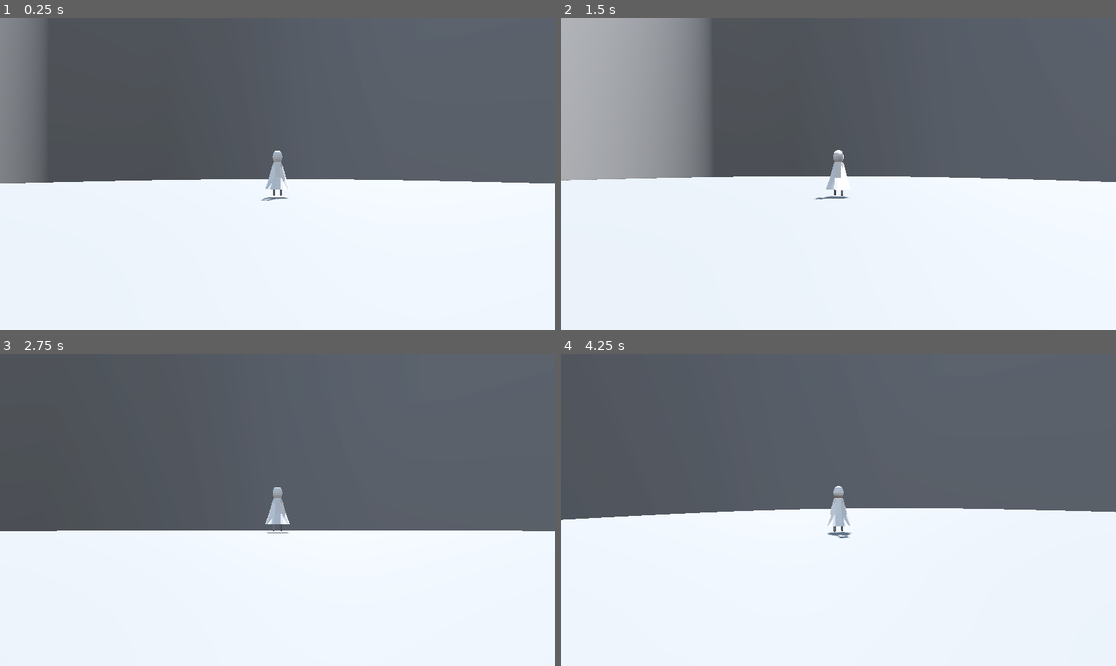
Above: before the commit, frames 1-4 (two rows, left to right).
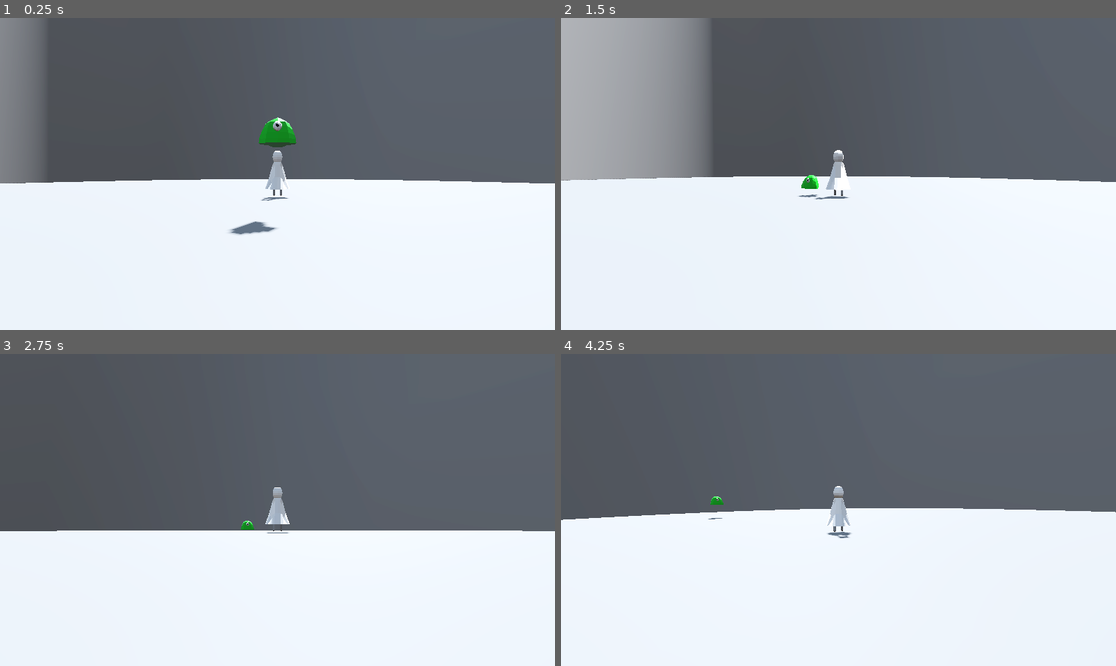
Above: after the commit, the same moments.

Repository: ruapotato/Gravitationally-Challenged
Game: Godot game, scene res://level_bits/level_loader.tscn
The game is run twice, just before and just after one commit, with the same random seed, the same clock (stepped at 60 frames per second) and the same inputs.
Inputs (mouse positions are in pixels of both pictures, inside the frame that each line leads up to):
- Up to frame 1 (0.25 s): no input
- Up to frame 2 (1.5 s): tap Enter (ui_accept) at 0.5, 0.6, 0.77, 1.07 s; move the mouse to (866, 174) at 0.52 s; hold Up (ui_up) from 0.53 s (still down); move the mouse to (810, 174) at 1.27 s; tap Mouse wheel up (zoom_in) at 1.35 s
- Up to frame 3 (2.75 s): keep holding Up (ui_up); tap Enter (ui_accept) at 1.52, 1.55, 1.82, 2.3 s; move the mouse to (288, 503) at 2.02 s; hold Mouse wheel down (zoom_out) from 2.03 s (still down)
- Up to frame 4 (4.25 s): keep holding Up (ui_up); move the mouse to (832, 516) at 2.77 s; release Mouse wheel down (zoom_out) at 2.78 s; tap Enter (ui_accept) at 2.85, 3.02, 3.32, 3.77, 3.8, 4.07 s; move the mouse to (877, 513) at 3.52 s; hold Mouse wheel up (zoom_in) from 3.53 s (still down)

The runs differ from the first frame. In frame 1, 0.7% of the frame differs, in the area x 41-54%, y 31-70%; in frame 2, 0.1%; in frame 3, less than 0.1%; in frame 4, less than 0.1%.

Commit message:
init basic script

Diff:
--- /dev/null
+++ b/entities/blob.gd
@@ -0,0 +1,58 @@
+extends CharacterBody3D
+
+
+@onready var vulnerable_zone = $KillArea3D
+@onready var player_hurt_zone = $biteArea3D
+
+const SPEED = 5.0
+const JUMP_VELOCITY = 4.5
+
+var level_loader
+var player
+
+# Called when the node enters the scene tree for the first time.
+func _ready() -> void:
+	level_loader = find_root()
+	player = level_loader.find_child("player")
+
+
+func find_root(node=get_tree().root) -> Node:
+	if node.name.to_lower() == "level_loader":
+		return node
+	for child in node.get_children():
+		var found = find_root(child)
+		if found:
+			return found
+	return null
+
+func am_i_dead():
+	if player in vulnerable_zone.get_overlapping_bodies():
+		queue_free()
+
+func can_i_bite():
+	if player in player_hurt_zone.get_overlapping_bodies():
+		player.die()
+
+func _physics_process(delta: float) -> void:
+	am_i_dead()
+	can_i_bite()
+	# Add the gravity.
+	if not is_on_floor():
+		velocity += get_gravity() * delta
+
+	# Handle jump.
+	if Input.is_action_just_pressed("ui_accept") and is_on_floor():
+		velocity.y = JUMP_VELOCITY
+
+	# Get the input direction and handle the movement/deceleration.
+	# As good practice, you should replace UI actions with custom gameplay actions.
+	var input_dir := Input.get_vector("ui_left", "ui_right", "ui_up", "ui_down")
+	var direction := (transform.basis * Vector3(input_dir.x, 0, input_dir.y)).normalized()
+	if direction:
+		velocity.x = direction.x * SPEED
+		velocity.z = direction.z * SPEED
+	else:
+		velocity.x = move_toward(velocity.x, 0, SPEED)
+		velocity.z = move_toward(velocity.z, 0, SPEED)
+
+	move_and_slide()
--- /dev/null
+++ b/entities/blob.tscn
@@ -0,0 +1,36 @@
+[gd_scene load_steps=6 format=3 uid="uid://bkq53i8fkkjf8"]
+
+[ext_resource type="PackedScene" uid="uid://c6bqwcdghnrhp" path="res://import/blob.glb" id="1_1aeha"]
+[ext_resource type="Script" path="res://entities/blob.gd" id="1_eirte"]
+
+[sub_resource type="BoxShape3D" id="BoxShape3D_c6qkn"]
+size = Vector3(0.51, 0.355, 0.4)
+
+[sub_resource type="BoxShape3D" id="BoxShape3D_bkb0v"]
+size = Vector3(0.315, 0.085, 0.265)
+
+[sub_resource type="BoxShape3D" id="BoxShape3D_kk2ey"]
+size = Vector3(0.54, 0.3, 0.525)
+
+[node name="blob" type="CharacterBody3D"]
+script = ExtResource("1_eirte")
+
+[node name="CollisionShape3D" type="CollisionShape3D" parent="."]
+transform = Transform3D(1, 0, 0, 0, 1, 0, 0, 0, 1, 0, 0.192234, -0.0446115)
+shape = SubResource("BoxShape3D_c6qkn")
+
+[node name="mesh" type="Node3D" parent="."]
+
+[node name="blob2" parent="mesh" instance=ExtResource("1_1aeha")]
+
+[node name="KillArea3D" type="Area3D" parent="."]
+
+[node name="CollisionShape3D" type="CollisionShape3D" parent="KillArea3D"]
+transform = Transform3D(1, 0, 0, 0, 1, 0, 0, 0, 1, 0, 0.397482, 0.0184115)
+shape = SubResource("BoxShape3D_bkb0v")
+
+[node name="biteArea3D" type="Area3D" parent="."]
+
+[node name="CollisionShape3D" type="CollisionShape3D" parent="biteArea3D"]
+transform = Transform3D(1, 0, 0, 0, 1, 0, 0, 0, 1, 0, 0.170881, -0.050906)
+shape = SubResource("BoxShape3D_kk2ey")
--- a/levels/hub.tscn
+++ b/levels/hub.tscn
@@ -6,6 +6,7 @@
 [ext_resource type="PackedScene" uid="uid://cstyfyemvu5hs" path="res://level_bits/spikes_small.tscn" id="4_34602"]
 [ext_resource type="PackedScene" uid="uid://cfux4xni8bt0e" path="res://level_bits/check_point.tscn" id="5_x3q4r"]
 [ext_resource type="PackedScene" uid="uid://8u2c5gi5txf8" path="res://level_bits/level_portal.tscn" id="6_akp7g"]
+[ext_resource type="PackedScene" uid="uid://bkq53i8fkkjf8" path="res://entities/blob.tscn" id="7_4wvlx"]
 
 [node name="hub" type="Node3D"]
 
@@ -50,3 +51,6 @@
 
 [node name="level_portal_level1" parent="." instance=ExtResource("6_akp7g")]
 transform = Transform3D(1, 0, 0, 0, 1, 0, 0, 0, 1, 0, 8.65385, 16.6143)
+
+[node name="blob" parent="." instance=ExtResource("7_4wvlx")]
+transform = Transform3D(1, 0, 0, 0, 1, 0, 0, 0, 1, 0, 0.355517, 2.5636)
Not shown, added: blender/blob.blend.import
Binary file added: import/blob.glb
Not shown, added: import/blob.glb.import
Not shown: 1 places in levels/hub.tscn that only renumber resources
Not shown, added: blender/blob.blend
